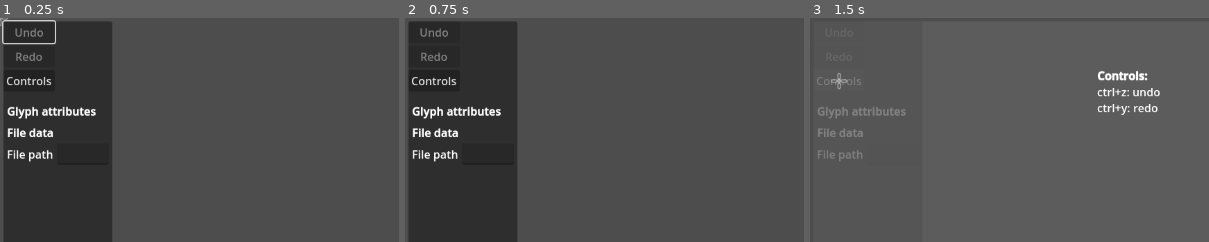
Above: before the commit, frames 1-3 (left to right).
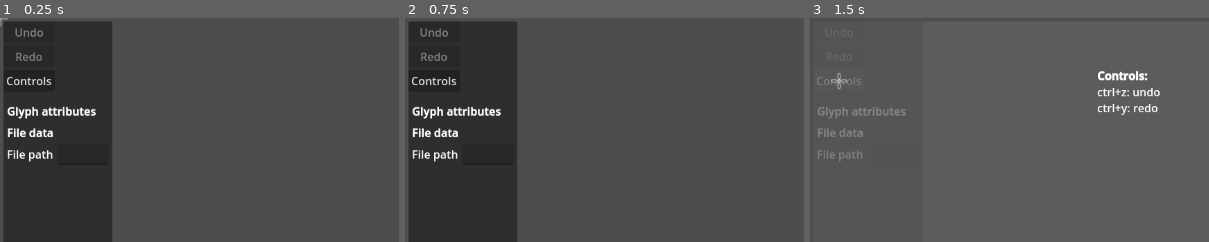
Above: after the commit, the same moments.

Repository: Ists-Cilveks/UNLWS-Renderer
Game: Godot game, scene res://Scripts/unlws_editor.tscn
Same seed, same stepped clock (60 frames per second), same inputs: the game is played once before the commit and once after it.
Inputs (mouse positions are % of the whole screen's width and height, from its top left):
- Up to frame 1 (0.25 s): no input
- Up to frame 2 (0.75 s): tap Enter (ui_accept) at 0.5 s; move the mouse to (72, 45) at 0.52 s; click (72, 45) at 0.67 s
- Up to frame 3 (1.5 s): tap Enter (ui_accept) at 0.77 s; click "Controls" at 1.25 s
The pictures show only the part of the screen within x 0-50%, y 0-50%; the shares and areas given below are measured in that part.

The runs differ from the first frame. In frame 1, 0.3% of the frame differs, in the area x 0-15%, y 0-13%; in frame 2, nothing differs; in frame 3, nothing differs.

Commit message:
Improve focusing

Diff:
--- a/Scripts/Globals/FocusHandler.gd
+++ b/Scripts/Globals/FocusHandler.gd
@@ -9,7 +9,8 @@
 
 func push(new_element = null):
 	var element = release_current_focus()
-	focus_stack.append(element)
+	if element != null:
+		focus_stack.append(element)
 
 	if new_element != null:
 		new_element.grab_focus()
@@ -17,14 +18,13 @@
 func pop():
 	release_current_focus()
 
-	assert(len(focus_stack) > 0)
-	var popped_element = focus_stack.pop_back()
-	popped_element.grab_focus()
+	if len(focus_stack) > 0:
+		var popped_element = focus_stack.pop_back()
+		popped_element.grab_focus()
 
 
 func release_current_focus():
 	var element = get_viewport().gui_get_focus_owner()
-	#assert(element)
 	if element != null:
 		element.release_focus()
 	return element
--- a/Scripts/UI/grid_container.gd
+++ /dev/null
@@ -1,4 +0,0 @@
-extends GridContainer
-
-func _ready():
-	get_children()[0].grab_focus.call_deferred()
--- a/Scripts/unlws_editor.tscn
+++ b/Scripts/unlws_editor.tscn
@@ -8,7 +8,6 @@
 [ext_resource type="Script" path="res://Scripts/UI/glyph_search_entry.gd" id="6_io2bl"]
 [ext_resource type="Script" path="res://Scripts/UI/Mouse.gd" id="7_mh8ie"]
 [ext_resource type="Texture2D" uid="uid://b2d5w02d3vhtj" path="res://Images/Icons/Cursors/crosshair.svg" id="8_wgcwp"]
-[ext_resource type="Script" path="res://Scripts/UI/grid_container.gd" id="9_sl25d"]
 [ext_resource type="Script" path="res://Scripts/UI/undo_button.gd" id="10_o0csu"]
 [ext_resource type="Script" path="res://Scripts/UI/redo_button.gd" id="11_5gwt3"]
 [ext_resource type="Script" path="res://Scripts/Popups/show_controls_button.gd" id="12_v1us4"]
@@ -19,25 +18,6 @@
 
 [node name="UNLWSEditor" type="Node"]
 script = ExtResource("1_5jbj8")
-
-[node name="GlyphSearch" type="Control" parent="."]
-visible = false
-z_index = 14
-layout_mode = 3
-anchors_preset = 0
-offset_right = 40.0
-offset_bottom = 40.0
-focus_mode = 2
-script = ExtResource("5_ucxqq")
-
-[node name="GlyphSearchEntry" type="LineEdit" parent="GlyphSearch"]
-layout_mode = 0
-offset_left = 412.0
-offset_top = 158.0
-offset_right = 560.0
-offset_bottom = 189.0
-placeholder_text = "Glyph name:"
-script = ExtResource("6_io2bl")
 
 [node name="Mouse" type="Node2D" parent="."]
 z_index = 100
@@ -57,6 +37,22 @@
 theme_override_constants/margin_right = 5
 theme_override_constants/margin_bottom = 5
 
+[node name="GlyphSearch" type="Control" parent="MarginContainer"]
+visible = false
+z_index = 14
+layout_mode = 2
+focus_mode = 2
+script = ExtResource("5_ucxqq")
+
+[node name="GlyphSearchEntry" type="LineEdit" parent="MarginContainer/GlyphSearch"]
+layout_mode = 0
+offset_left = 412.0
+offset_top = 158.0
+offset_right = 560.0
+offset_bottom = 189.0
+placeholder_text = "Glyph name:"
+script = ExtResource("6_io2bl")
+
 [node name="HSplitContainer" type="HSplitContainer" parent="MarginContainer"]
 layout_mode = 2
 
@@ -69,7 +65,6 @@
 [node name="GridContainer" type="GridContainer" parent="MarginContainer/HSplitContainer/Control/VSplitContainer"]
 z_index = 12
 layout_mode = 2
-script = ExtResource("9_sl25d")
 
 [node name="Undo" type="Button" parent="MarginContainer/HSplitContainer/Control/VSplitContainer/GridContainer"]
 layout_mode = 2
Not shown: 1 places in Scripts/unlws_editor.tscn that only renumber resources
